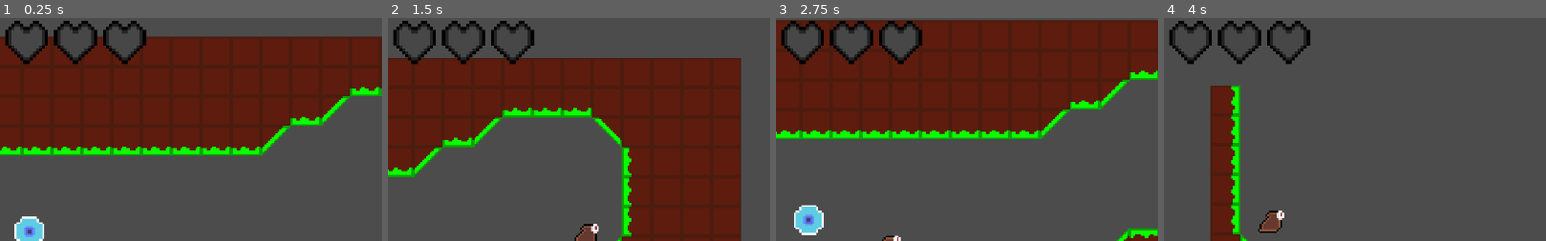
Above: before the commit, frames 1-4 (left to right).
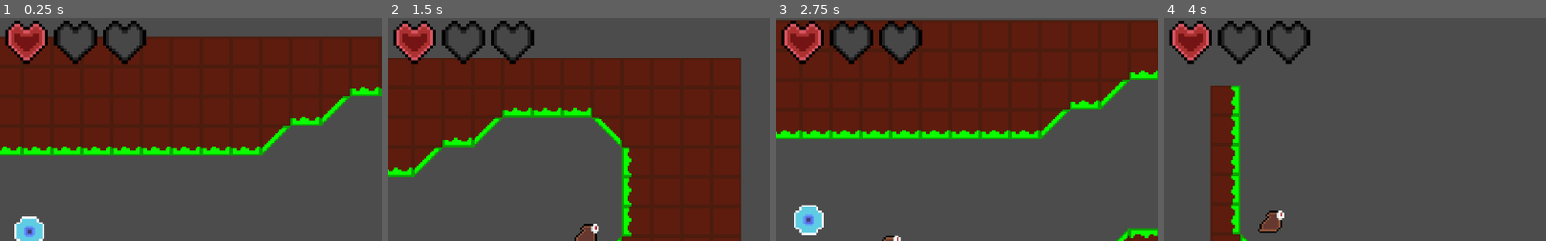
Above: after the commit, the same moments.

Repository: Shoter99/GameJamFirst
Game: Godot game, scene res://enviroment/level prefab/Level test.tscn
Same seed, same stepped clock (60 frames per second), same inputs: the game is played once before the commit and once after it.
Inputs (mouse positions are % of the whole screen's width and height, from its top left):
- Up to frame 1 (0.25 s): no input
- Up to frame 2 (1.5 s): move the mouse to (45, 70) at 0.52 s; hold Shift (Slide) 0.53-1.28 s; hold Right (move_right) from 0.53 s (still down); tap Space (jump) at 0.77 s; move the mouse to (80, 65) at 1.27 s; click (80, 65) at 1.35 s
- Up to frame 3 (2.75 s): tap Space (jump) at 1.52 s; move the mouse to (20, 35) at 2.02 s; release Right (move_right) at 2.03 s; hold Left (move_left) from 2.03 s (still down); hold Shift (Slide) from 2.03 s (still down)
- Up to frame 4 (4 s): keep holding Left (move_left); move the mouse to (55, 50) at 2.77 s; release Shift (Slide) at 2.78 s; click (55, 50) at 2.85 s; tap Space (jump) at 3.02, 3.77 s; move the mouse to (35, 25) at 3.52 s; hold Shift (Slide) from 3.53 s (still down)
The pictures show only the part of the screen within x 25-75%, y 0-50%; the shares and areas given below are measured in that part.

The runs differ from the first frame. In frame 1, 1.2% of the frame differs, in the area x 2-12%, y 2-20%; in frame 2, 1.2%; in frame 3, 1.2%; in frame 4, 1.2%.

Commit message:
added working player dmg

Diff:
--- a/Globals/Global.gd
+++ b/Globals/Global.gd
@@ -2,7 +2,7 @@
 
 
 var max_life : int= 7
-var life : int = 4
+var life : int = 0
 var collected : int = 0
 
 signal life_changed(life)
--- a/Player/MovementScript.gd
+++ b/Player/MovementScript.gd
@@ -23,6 +23,7 @@
 
 func _ready():
 	get_node("Melee").disabled = true
+	Global.update_life(5)
 
 func jump():
 	snapVector = Vector2(0, 0)
--- a/UI/HUD.gd
+++ b/UI/HUD.gd
@@ -6,9 +6,10 @@
 
 func _ready() -> void:
 	Global.connect("life_changed", self,"update_life")
-	update_life(Global.life, Global.max_life)
+	update_life(Global.life)
 
-func update_life(var life: int, var max_life: int):
+func update_life(var life: int):
+	var max_life := Global.max_life
 	for N in $CanvasLayer/MarginContainer/HBoxContainer.get_children():
 		if int(N.name) <= max_life:
 			if int(N.name) <= life:
--- a/entities/enemy/LeftRightEnemy.gd
+++ b/entities/enemy/LeftRightEnemy.gd
@@ -17,4 +17,6 @@
 	self.hurt_and_die(1)
 
 func _on_playerKiller_body_entered(body):
-	Global.life = Global.life - slimeDmg
+	if body.name == "KinematicBody2D":
+		Global.update_life(-slimeDmg)
+		print(Global.life)
--- a/enviroment/level prefab/Level test.tscn
+++ b/enviroment/level prefab/Level test.tscn
@@ -239,7 +239,6 @@
 
 [node name="Camera2D" type="Camera2D" parent="KinematicBody2D"]
 current = true
-
 zoom = Vector2( 0.4, 0.4 )
 smoothing_enabled = true
 
@@ -249,7 +248,6 @@
 margin_right = -423.0
 margin_bottom = 43.0
 
-
 [node name="Node2D" parent="." instance=ExtResource( 3 )]
 position = Vector2( 167, 315 )
 
